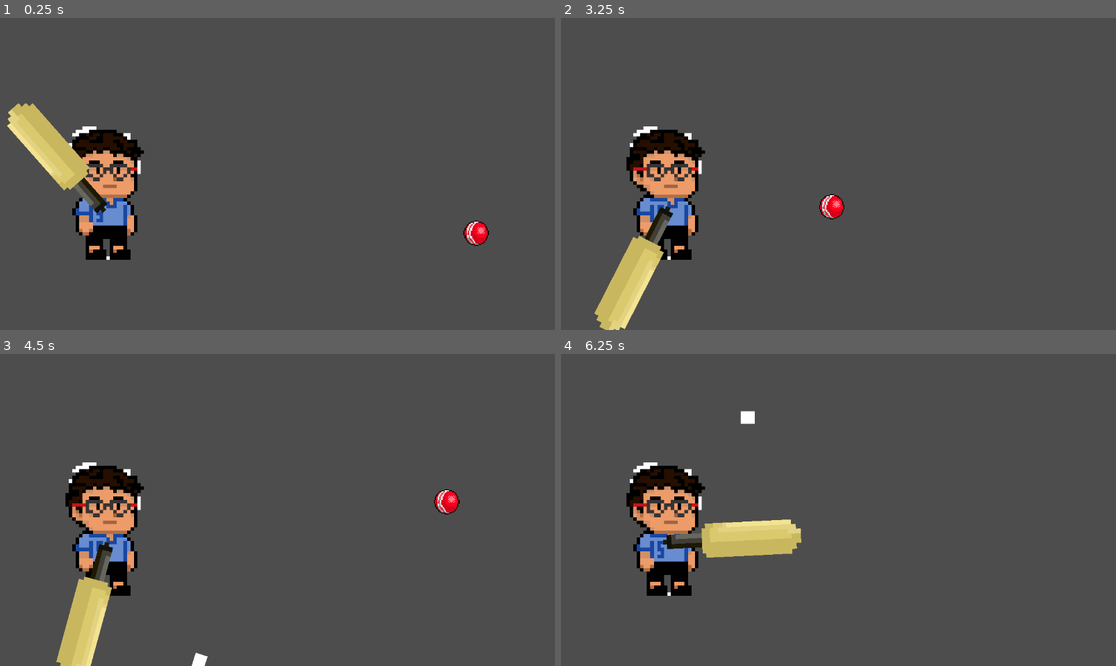
Above: before the commit, frames 1-4 (two rows, left to right).
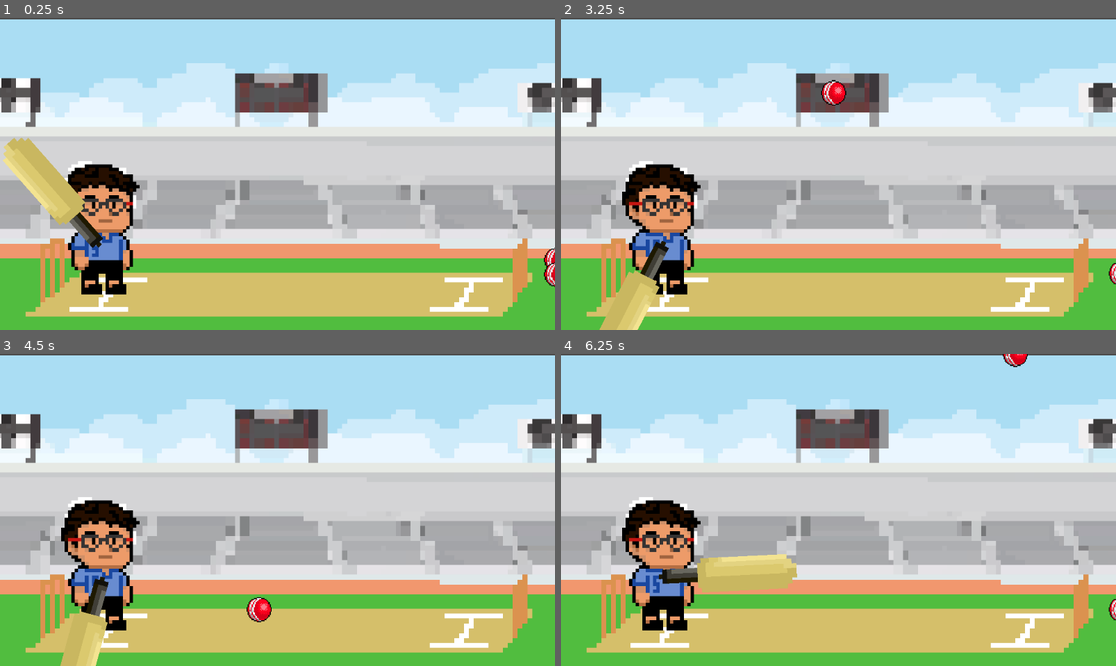
Above: after the commit, the same moments.

Repository: spandya-web/GameDev
Game: Godot game, scene res://Scenes/Main.tscn
Two runs of this game, one before a commit and one after it. Both use one fixed random seed, a clock stepped at 60 frames per second and the inputs below. This scene is started directly instead of the project's main scene.
Inputs:
- Up to frame 1 (0.25 s): no input
- Up to frame 2 (3.25 s): tap Enter (ui_accept) at 0.5, 0.6, 0.77, 1.07, 1.35, 1.52, 1.82, 2.1, 2.85, 3.02 s
- Up to frame 3 (4.5 s): tap Enter (ui_accept) at 3.32, 3.6, 3.77, 4.07, 4.35 s
- Up to frame 4 (6.25 s): tap Enter (ui_accept) at 4.52, 4.82, 5.1, 5.85, 6.02 s

The runs differ from the first frame. In frame 1, 97% of the frame differs, in the area x 0-100%, y 0-100%; in frame 2, 97%; in frame 3, 96%; in frame 4, 97%.

Commit message:
Ball respawn

Diff:
--- a/hoowwzaat/Scenes/Main.tscn
+++ b/hoowwzaat/Scenes/Main.tscn
@@ -1,15 +1,36 @@
 [gd_scene format=3 uid="uid://cxh4f803iij2o"]
 
+[ext_resource type="Texture2D" uid="uid://bxrlrncqw1ogc" path="res://Assests/Cricket_stadium.png" id="1_kln2b"]
+[ext_resource type="Script" uid="uid://u0y1hg52oxme" path="res://Scripts/main.gd" id="1_rgh2o"]
 [ext_resource type="PackedScene" uid="uid://plui5mrn2715" path="res://Scenes/player.tscn" id="2_idj7w"]
 [ext_resource type="PackedScene" uid="uid://0xe7piiccq4m" path="res://Scenes/ball.tscn" id="2_kln2b"]
 
-[node name="Node2D" type="Node2D" unique_id=1550848327]
+[node name="Node2D" type="Node2D" unique_id=1550848327 node_paths=PackedStringArray("ball_spawn")]
 position = Vector2(-1, -2)
+script = ExtResource("1_rgh2o")
+ball_spawn = NodePath("Marker2D")
+ball_scene = ExtResource("2_kln2b")
+
+[node name="CricketStadium" type="Sprite2D" parent="." unique_id=662720835]
+position = Vector2(580, 329)
+scale = Vector2(10.109375, 10.109375)
+texture = ExtResource("1_kln2b")
+
+[node name="Player" parent="." unique_id=1516326274 instance=ExtResource("2_idj7w")]
+position = Vector2(-69, 245)
+scale = Vector2(2, 2)
 
 [node name="Ball" parent="." unique_id=1531333167 instance=ExtResource("2_kln2b")]
+position = Vector2(1281, 502)
 
-[node name="Player" parent="." unique_id=1516326274 instance=ExtResource("2_idj7w")]
-position = Vector2(-60, 173)
-scale = Vector2(2, 2)
+[node name="Marker2D" type="Marker2D" parent="." unique_id=1000551247]
+position = Vector2(1281, 532)
 
-[connection signal="area_entered" from="Ball" to="Ball" method="_on_area_entered"]
+[node name="Timer" type="Timer" parent="." unique_id=1163568931]
+wait_time = 3.0
+autostart = true
+
+[node name="Ball2" parent="." unique_id=1287978910 instance=ExtResource("2_kln2b")]
+position = Vector2(1281, 532)
+
+[connection signal="timeout" from="Timer" to="." method="_spawn_ball"]
--- a/hoowwzaat/Scenes/ball.tscn
+++ b/hoowwzaat/Scenes/ball.tscn
@@ -3,19 +3,19 @@
 [ext_resource type="Script" uid="uid://bpfu5wxufkjab" path="res://Scripts/ball.gd" id="1_d60mj"]
 [ext_resource type="Texture2D" uid="uid://mbexoe5vhv84" path="res://Assests/Cricket_ball.png" id="2_ij5cq"]
 
-[sub_resource type="CircleShape2D" id="CircleShape2D_ij5cq"]
-radius = 26.683329
+[sub_resource type="CircleShape2D" id="CircleShape2D_376qj"]
+radius = 26.172504
 
 [node name="Ball" type="Area2D" unique_id=1531333167]
 script = ExtResource("1_d60mj")
 
-[node name="CollisionShape2D" type="CollisionShape2D" parent="." unique_id=728580474]
-position = Vector2(1064, 449)
-shape = SubResource("CircleShape2D_ij5cq")
+[node name="CollisionShape2D2" type="CollisionShape2D" parent="." unique_id=1343785165]
+position = Vector2(0, 4)
+shape = SubResource("CircleShape2D_376qj")
 
-[node name="Sprite2D" type="Sprite2D" parent="." unique_id=1065209824]
-
-[node name="CricketBall" type="Sprite2D" parent="." unique_id=1785061345]
-position = Vector2(1071, 451)
+[node name="Ball2" type="Sprite2D" parent="." unique_id=1785061345]
+position = Vector2(7, 5)
 scale = Vector2(2.1875, 2.1875)
 texture = ExtResource("2_ij5cq")
+
+[connection signal="area_entered" from="." to="." method="_on_area_entered"]
--- a/hoowwzaat/Scenes/player.tscn
+++ b/hoowwzaat/Scenes/player.tscn
@@ -69,12 +69,6 @@
 [node name="Marker2D" type="Marker2D" parent="Bat" unique_id=1430017019]
 position = Vector2(84.82088, -131.89926)
 
-[node name="ColorRect" type="ColorRect" parent="Bat/Marker2D" unique_id=461781270]
-offset_left = -6.820861
-offset_top = -6.1007247
-offset_right = 7.7265024
-offset_bottom = 6.80452
-
 [node name="CollisionShape2D" type="CollisionShape2D" parent="Bat" unique_id=1669759967]
 position = Vector2(62, 0)
 shape = SubResource("RectangleShape2D_cvnsp")
@@ -87,3 +81,5 @@
 
 [node name="AnimationPlayer" type="AnimationPlayer" parent="." unique_id=515122475]
 libraries/ = SubResource("AnimationLibrary_fkybt")
+
+[connection signal="area_entered" from="Bat" to="." method="_on_area_entered"]
--- a/hoowwzaat/Scripts/ball.gd
+++ b/hoowwzaat/Scripts/ball.gd
@@ -1,10 +1,8 @@
 extends Area2D
 
-var speed = 300
+var speed = 500
 var hit = false
-var fly_x = 0
-var fly_y = 0
-var direction: Vector2 = Vector2(0.5, 0.5)
+var direction = Vector2.ZERO
 
 func _process(delta):
 	if hit:
@@ -13,10 +11,10 @@
 		position.x -= speed * delta
 
 func _on_area_entered(area):
-	if area.name == "Bat" and not hit:
-		var marker = area.get_child(0)
-		direction = (marker.global_position - global_position).normalized()
-		direction.y = -direction.y
-		print(direction)
+	if area.name == "Bat" and !hit:
 		print("HIT!")
 		hit = true
+		direction = Vector2(1, -1).normalized()
+		#await get_tree().create_timer(1.0).timeout
+		#hit = false
+		#position = Vector2(900, 350)
--- /dev/null
+++ b/hoowwzaat/Scripts/main.gd
@@ -0,0 +1,9 @@
+extends Node2D
+
+@export var ball_spawn : Marker2D
+@export var ball_scene : PackedScene
+
+func _spawn_ball()-> void:
+	var ball = ball_scene.instantiate()
+	ball.global_position = ball_spawn.global_position
+	add_child(ball)
--- a/hoowwzaat/Scripts/player.gd
+++ b/hoowwzaat/Scripts/player.gd
@@ -19,6 +19,6 @@
 	swinging = true
 	bat.monitoring = true
 	animation_player.play("swing")
-	await get_tree().create_timer(0.2).timeout
+	await get_tree().create_timer(0.1).timeout
 	bat.monitoring = false
 	swinging = false
Binary file added: hoowwzaat/Assests/Cricket_stadium.png
Not shown, added: hoowwzaat/Assests/Cricket_stadium.png.import
Not shown, added: hoowwzaat/Scripts/main.gd.uid
Not shown, added: hoowwzaat/Scenes/Main.tscn2921512750.tmp
